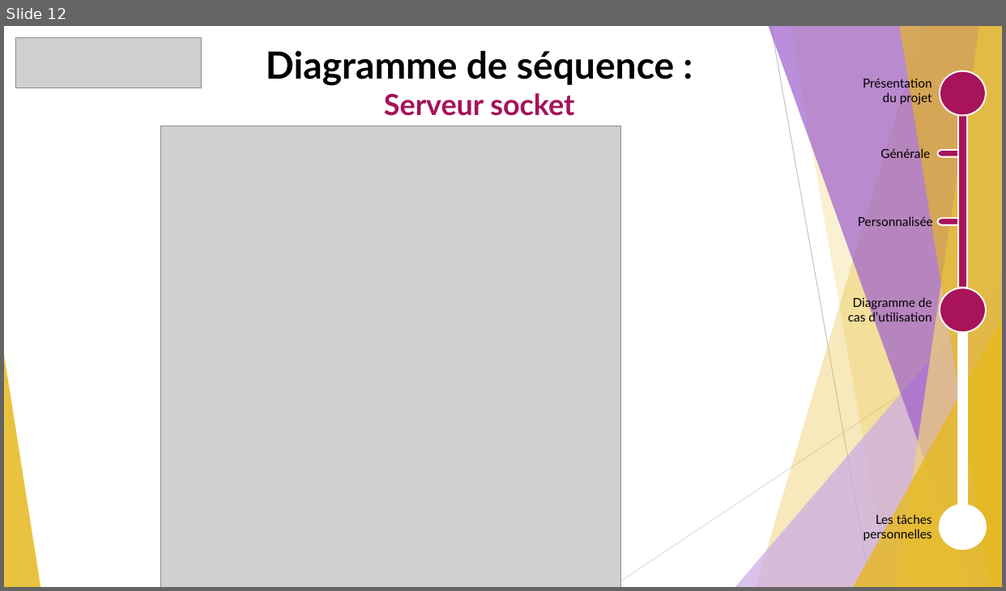
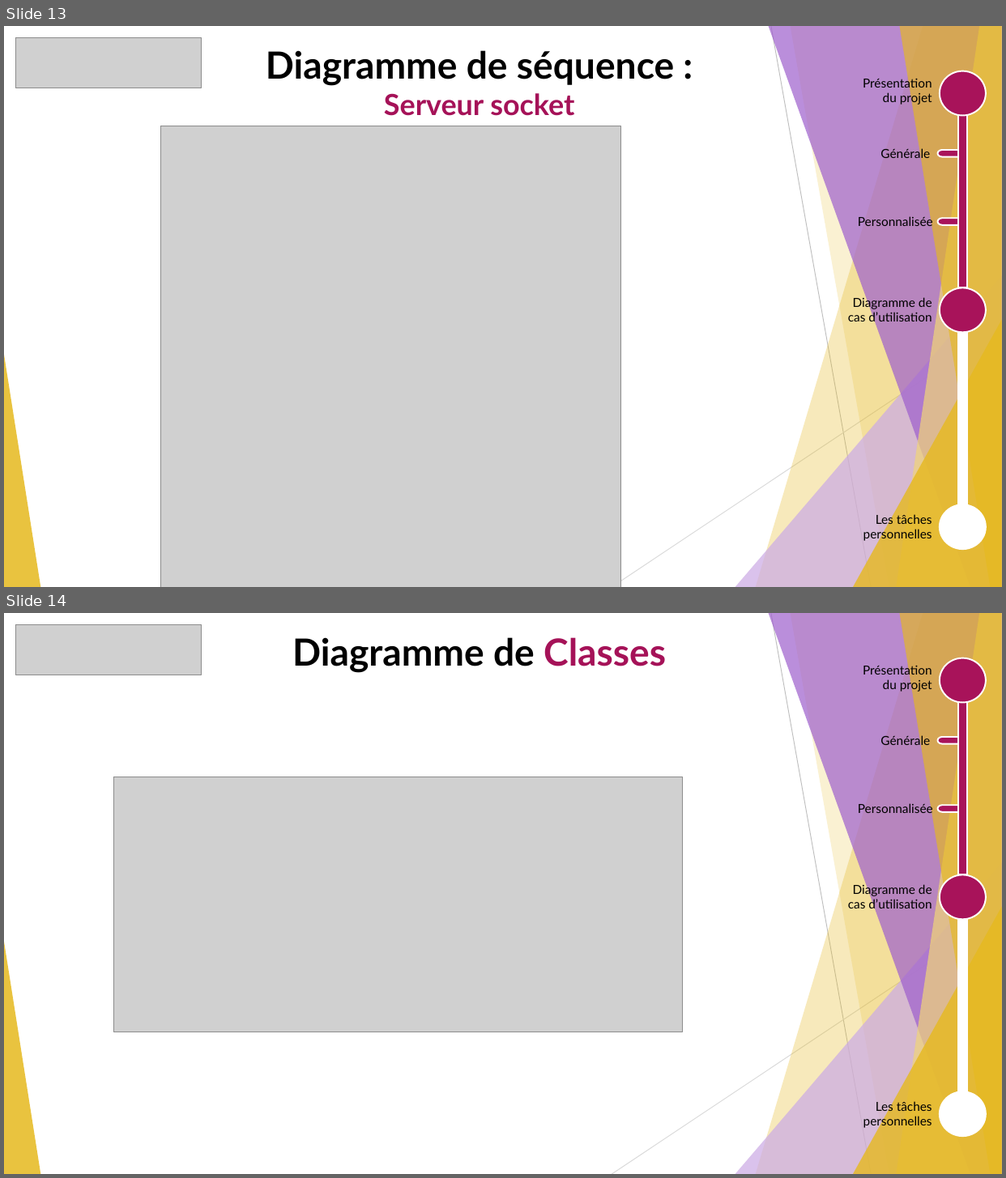
Before and after one commit to GuiguiMvn/Systeme-Escape-Game-Telethon, a slide deck: Guillaume/Documents/Diapo Revues/Revue 2 de projet étudiant 1 Escape Game Téléthon.pptx. Shown one above the other, each under a label of ours: slide 12 before the commit, slides 13 and 14 after it. The pictures are 1006x591 and 1006x1178 pixels, drawn with LibreOffice and Linux fonts; fonts in the diff are those of the drawing; grey boxes stand for pictures. Boxes give left, top, right and bottom in pixels: in the first picture for what was removed or moved away, otherwise in the second. Text is boxed around its words. In the diff, an @@ line names an element or a change of style, - is before the commit and + after.

```diff
--- a/Guillaume/Documents/Diapo Revues/Revue 2 de projet étudiant 1 Escape Game Téléthon.pptx
+++ b/Guillaume/Documents/Diapo Revues/Revue 2 de projet étudiant 1 Escape Game Téléthon.pptx
@@ slide 14 added at box(4, 613, 1002, 1174), background #FFFFFF; not listed: 10 template elements that a slide beside it also shows @@
@@ picture added at box(16, 625, 202, 675) @@
@@ text added at box(292, 637, 666, 673), 36 pt, text #000000, bold @@
+Diagramme de Classes
@@ ellipse added at box(940, 658, 987, 702), fill #A8135A, outline #FFFFFF 1.5 pt @@
@@ text added at box(863, 663, 932, 692), 12 pt, text #000000 @@
+Présentation du projet
@@ rectangle added at box(958, 675, 967, 1134), fill #FFFFFF, outline #FFFFFF 1.5 pt @@
@@ rectangle added at box(958, 691, 967, 875), fill #A8135A, outline #FFFFFF 1.5 pt @@
@@ text added at box(880, 734, 930, 747), 12 pt, text #000000 @@
+Générale
@@ pill shape added at box(938, 737, 967, 744), fill #A8135A, outline #FFFFFF 1.5 pt @@
@@ picture added at box(114, 777, 683, 1033) @@
@@ text added at box(858, 802, 933, 815), 12 pt, text #000000 @@
+Personnalisée
@@ pill shape added at box(938, 806, 967, 812), fill #A8135A, outline #FFFFFF 1.5 pt @@
@@ ellipse added at box(940, 875, 987, 919), fill #A8135A, outline #FFFFFF 1.5 pt @@
@@ text added at box(848, 883, 932, 912), 12 pt, text #000000 @@
+Diagramme de cas d’utilisation
@@ ellipse added at box(940, 1093, 987, 1136), fill #FFFFFF, outline #FFFFFF 1.5 pt @@
@@ text added at box(863, 1101, 932, 1129), 12 pt, text #000000 @@
+Les tâches personnelles
@@ what was slide 12 is now slide 13 @@
```
Also in this commit, not shown: 5 slides changed, 3 other files.
